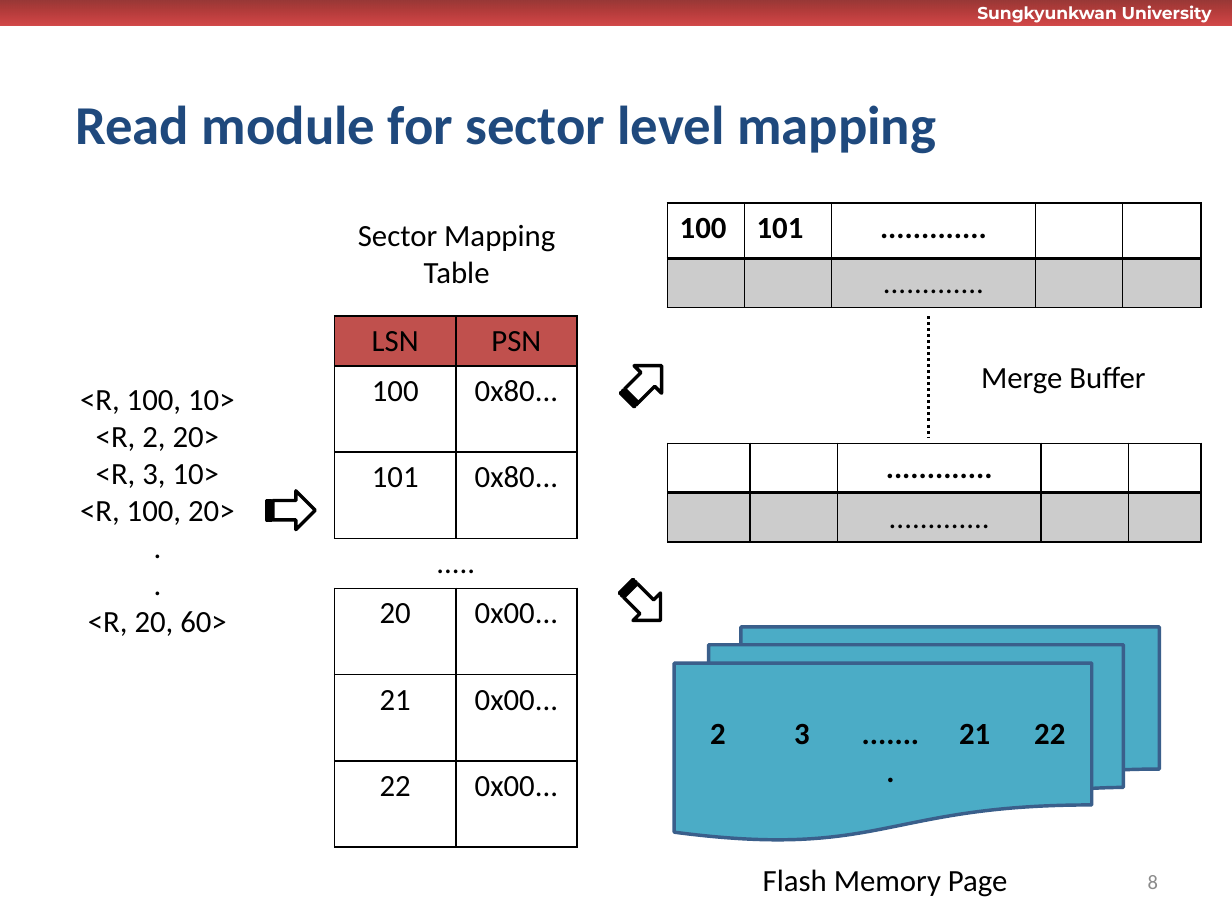
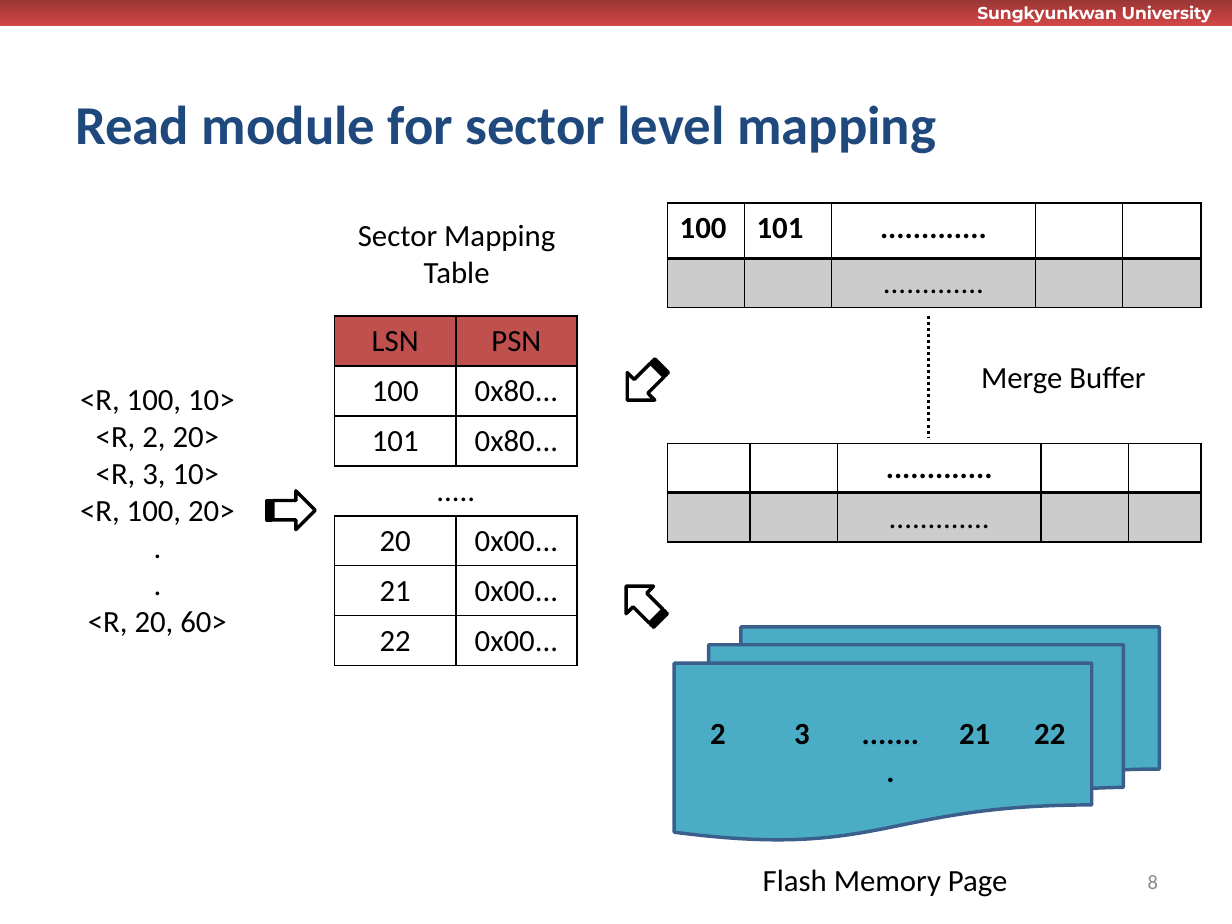
Before and after one commit to wurikiji/tutorial2-dev, a slide deck: slide 8 of docs/발표자료.pptx. Drawn at 1232x924 pixels with LibreOffice and Linux fonts; fonts in the diff are those of the drawing; background and template pictures are left out. Boxes give left, top, right and bottom in pixels: in the first picture for what was removed or moved away, otherwise in the second. Text is boxed around its words. In the diff, an @@ line names an element or a change of style, - is before the commit and + after.

```diff
--- a/docs/발표자료.pptx
+++ b/docs/발표자료.pptx
@@ table: place and size @@
-table at bbox=[335, 315, 577, 846]
+table at bbox=[335, 315, 577, 660]
@@ striped right arrow at bbox=[613, 352, 674, 413]: rotation 315 to 135 degrees @@
@@ striped right arrow at bbox=[613, 573, 674, 634]: rotation 45 to 225 degrees @@
```
Also in this commit, not shown: 5 other slides changed, 1 other file.
